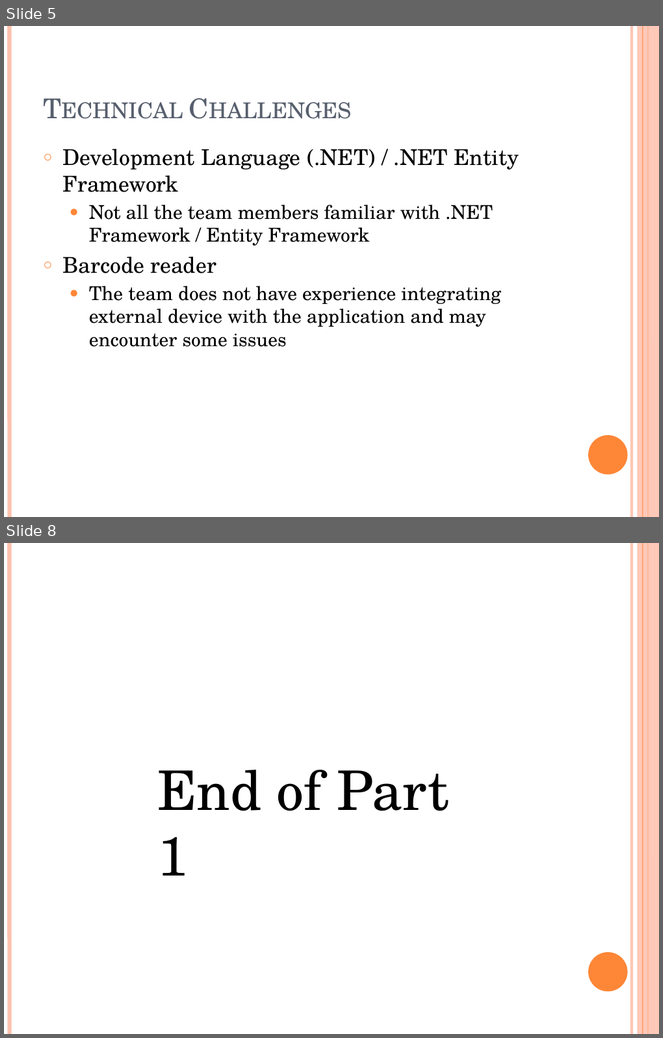
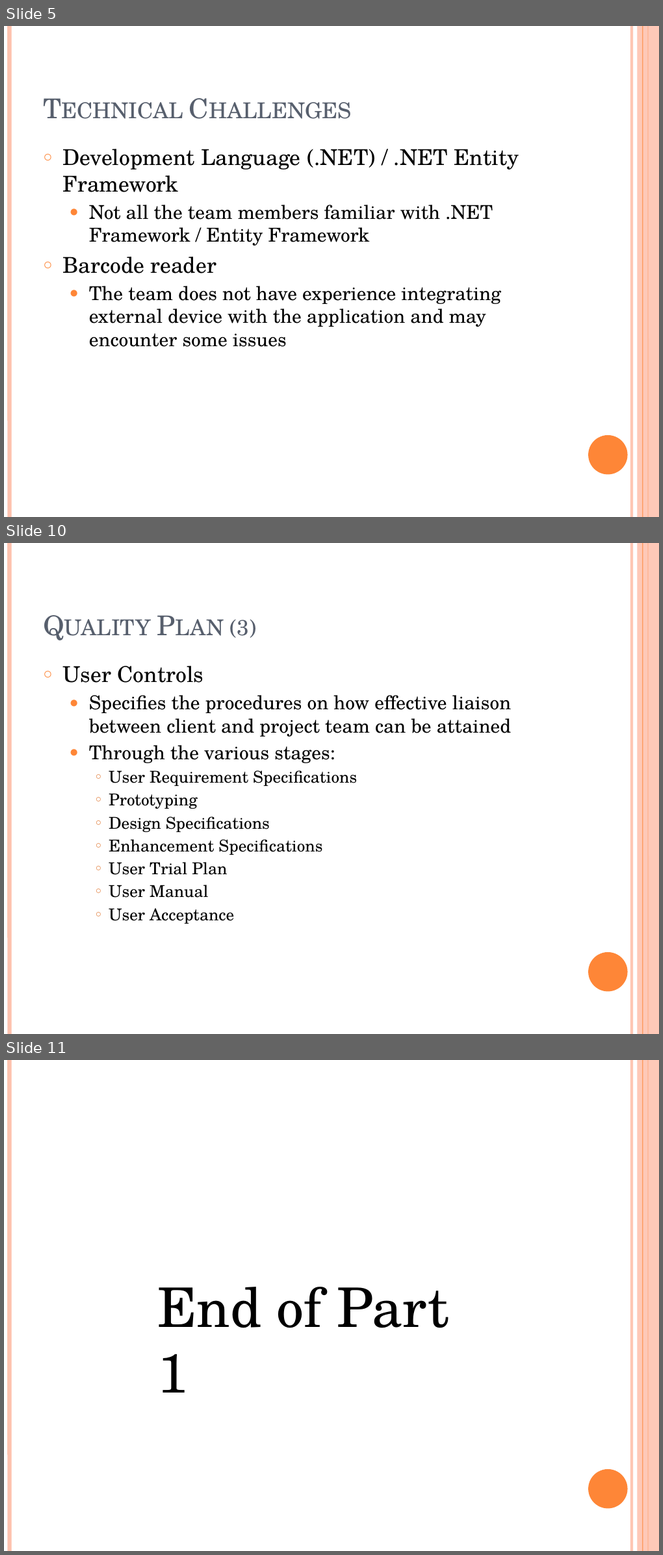
Before and after one commit to rankorth/cylinders-orders-management-system, a slide deck: Documentation/Management/Communications/Internal Correspondence/MTech Presentation [09 Apr 2011] (Alvin).pptx. Shown one above the other, each under a label of ours: slides 5 and 8 before the commit, slides 5, 10 and 11 after it; the slides between them are not shown. The pictures are 663x1038 and 663x1555 pixels, drawn with LibreOffice and Linux fonts; fonts in the diff are those of the drawing. Boxes give left, top, right and bottom in pixels: in the first picture for what was removed or moved away, otherwise in the second. Text is boxed around its words. In the diff, an @@ line names an element or a change of style, - is before the commit and + after.

```diff
--- a/Documentation/Management/Communications/Internal Correspondence/MTech Presentation [09 Apr 2011] (Alvin).pptx
+++ b/Documentation/Management/Communications/Internal Correspondence/MTech Presentation [09 Apr 2011] (Alvin).pptx
@@ slide 10 added at [4, 543, 659, 1034], background #FFFFFF; not listed: 6 template elements that a slide beside it also shows @@
@@ title added at [230, 619, 257, 638], 30 pt, text #575F6D, small capitals @@
+Quality Plan (3)
@@ text added at [63, 666, 511, 924], 18 pt, text #000000 @@
+○ User Controls
+  ● Specifies the procedures on how effective liaison between client and project team can be attained
+  ● Through the various stages:
+    ○ User Requirement Specifications
+    ○ Prototyping
+    ○ Design Specifications
+    ○ Enhancement Specifications
+    ○ User Trial Plan
+    ○ User Manual
+    ○ User Acceptance
@@ what was slide 8 is now slide 11 @@
```
Also in this commit, not shown: 2 slides changed, 2 other slides added, 1 other file.
